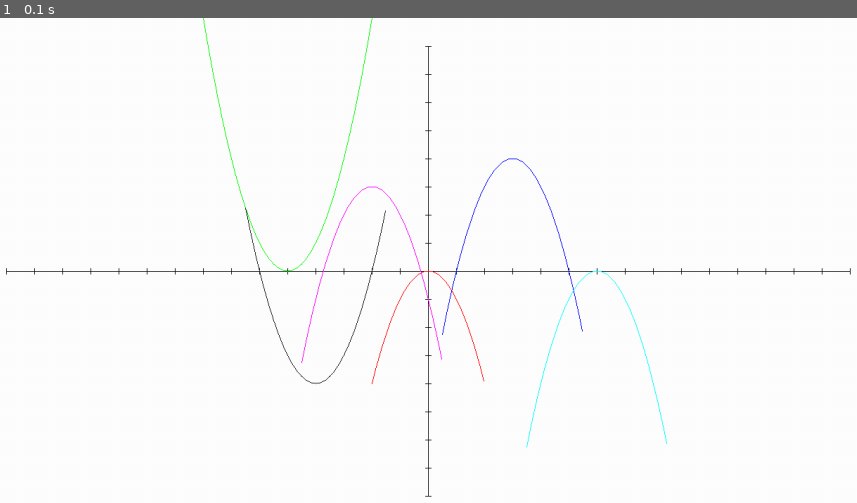
Above: before the commit, frame 1.
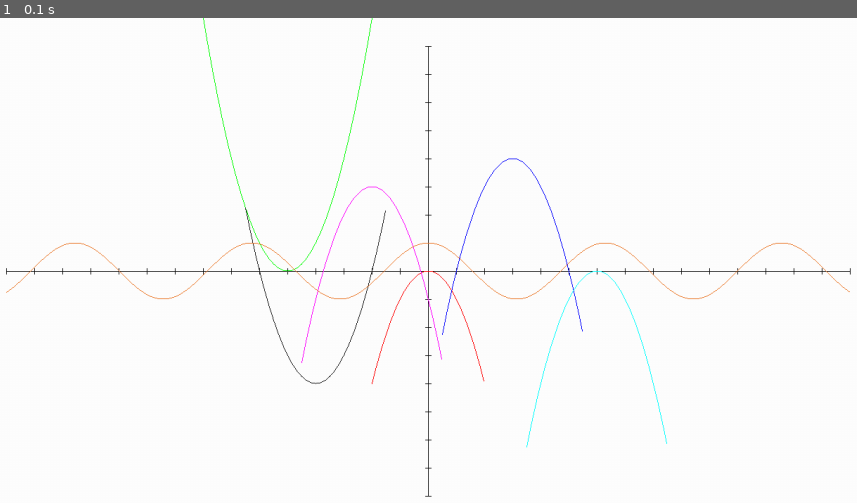
Above: after the commit, the same moment.

Repository: S1riyS/pygame-graph
Game: pygame game, started from run.py
Same seed, same stepped clock (60 frames per second), same inputs: the game is played once before the commit and once after it.
Inputs:
- Up to frame 1 (0.1 s): no input

The runs differ from the first frame. In frame 1, 0.3% of the frame differs, in the area x 0-100%, y 46-58%.

Commit message:
FIX: fixed the display of functions without `left_x` and `right_x`

Diff:
--- a/main.py
+++ b/main.py
@@ -117,8 +117,8 @@
             right_border = round(function.right_x * self.graph_scale)
         else:
             half_width = ((self.WIDTH - 2 * Config.DIVIDING_STRIPES_OFFSET) // 2)
-            left_border = self.graph_scale * (half_width // self.graph_scale)
-            right_border = -self.graph_scale * (half_width // self.graph_scale)
+            left_border = -self.graph_scale * (half_width // self.graph_scale)
+            right_border = self.graph_scale * (half_width // self.graph_scale)
 
         for x in range(left_border, right_border):
             try:
